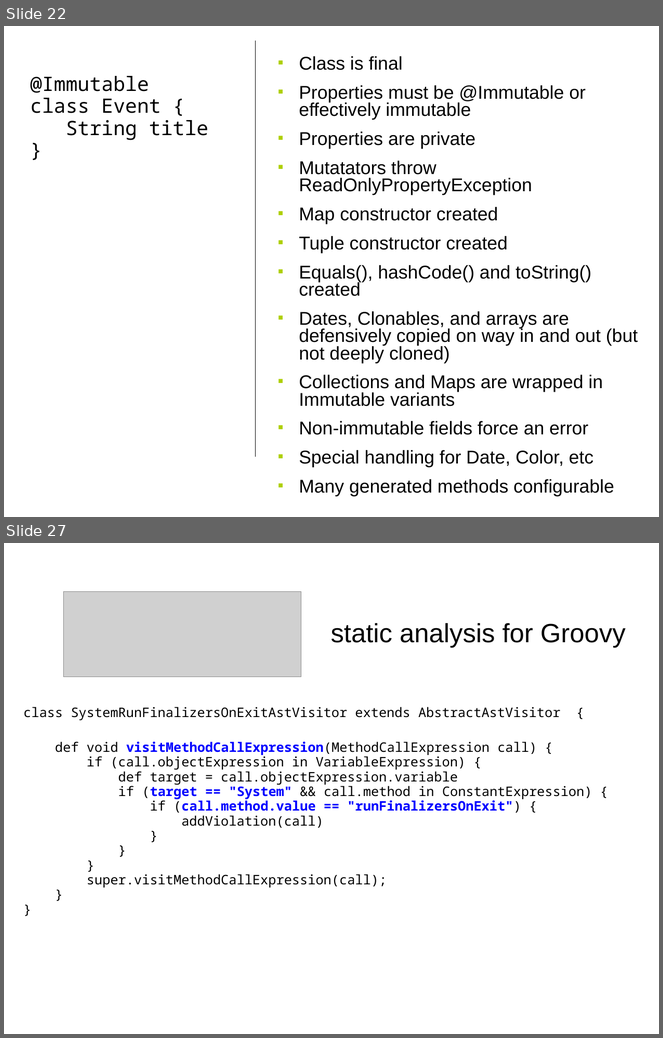
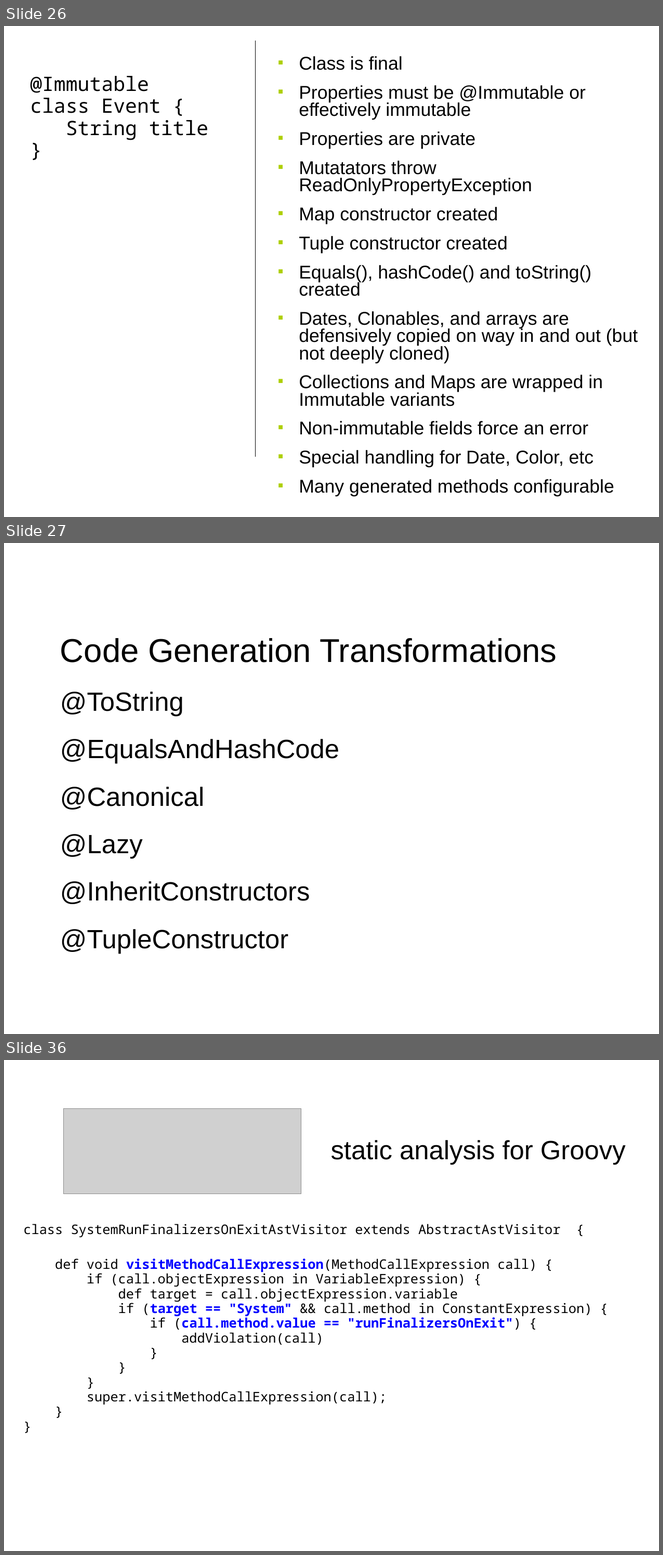
Before and after one commit to HamletDRC/presentations, a slide deck: asttransformations/CodeGeneration_SDC.odp. Shown one above the other, each under a label of ours: slides 22 and 27 before the commit, slides 26, 27 and 36 after it; the slides between them are not shown. The pictures are 663x1038 and 663x1555 pixels, drawn with LibreOffice and Linux fonts; fonts in the diff are those of the drawing; grey boxes stand for pictures. Boxes give left, top, right and bottom in pixels: in the first picture for what was removed or moved away, otherwise in the second. Text is boxed around its words. In the diff, an @@ line names an element or a change of style, - is before the commit and + after.

```diff
--- a/asttransformations/CodeGeneration_SDC.odp
+++ b/asttransformations/CodeGeneration_SDC.odp
@@ slide 27 added at [4,543,659,1034], background #FFFFFF @@
@@ subtitle added at [60,638,557,954], 32 pt, text #000000 @@
+Code Generation Transformations
+@ToString
+@EqualsAndHashCode
+@Canonical
+@Lazy
+@InheritConstructors
+@TupleConstructor
@@ what was slide 22 is now slide 26 @@
@@ what was slide 27 is now slide 36 @@
```
Also in this commit, not shown: 9 slides changed, 11 other slides added, 2 slides removed, 4 other files.
